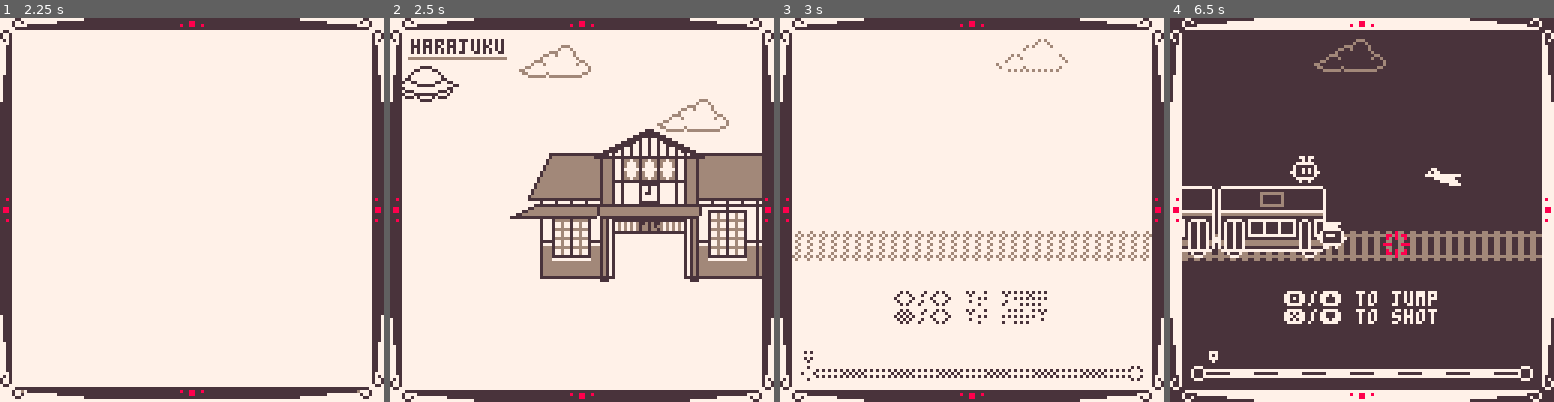
Above: before the commit, frames 1-4 (left to right).
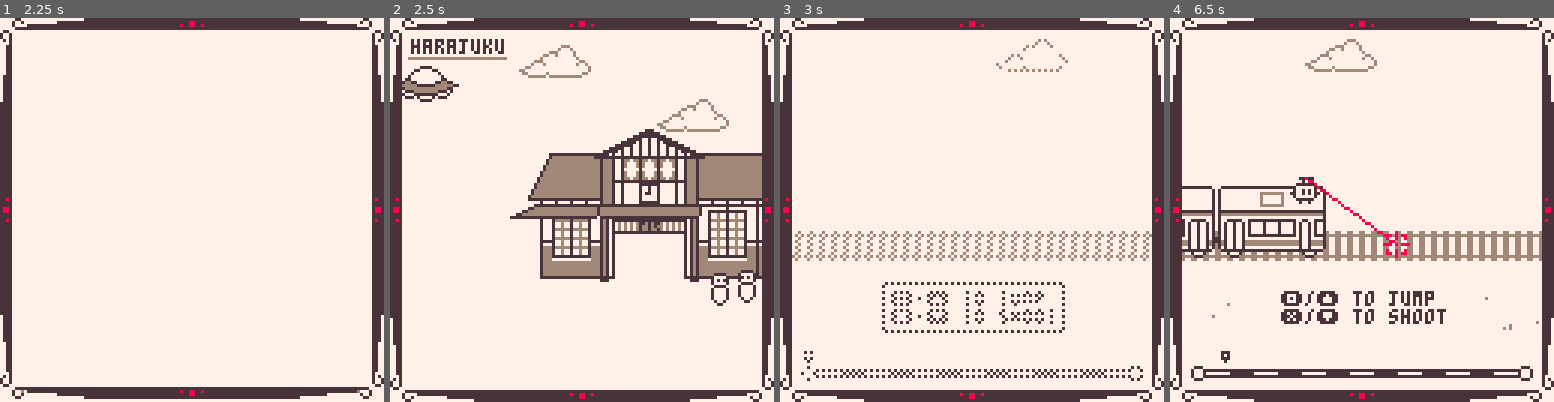
Above: after the commit, the same moments.

Repository: yurkth/BIB
Game: PICO-8 cartridge bib.p8
Two runs of this game, one before a commit and one after it. Both use one fixed random seed, a clock stepped at 60 frames per second and the inputs below.
Inputs:
- Up to frame 1 (2.25 s): tap X (X key) at 0.33, 1.07, 1.85 s; tap O (Z key) at 0.7, 1.7, 2.1 s; hold Right 1.6-2.1 s; hold Up from 2.15 s (still down)
- Up to frame 2 (2.5 s): release Up at 2.42 s; hold Right from 2.47 s (still down)
- Up to frame 3 (3 s): keep holding Right; tap O (Z key) at 2.5, 2.9 s; tap X (X key) at 2.97 s
- Up to frame 4 (6.5 s): release Right at 3.03 s; hold Left 3.08-3.58 s; tap O (Z key) every 0.4 s from 3.3 to 6.1 s; hold Down 3.63-3.97 s; hold Right 4.02-4.68 s; tap X (X key) at 4.08, 5.2, 6.32 s; hold Up 4.73-5.03 s; hold Left 5.08-5.68 s; hold Down 5.73-6.03 s; hold Right from 6.08 s (still down)

Frame 1 is identical in both runs. In frame 2, 0.6% of the frame differs, in the area x 3-96%, y 16-75%; in frame 3, 1.2%; in frame 4, 95%, in the area x 0-100%, y 0-100%.

Commit message:
Updated opening, game and ending

Diff:
--- a/bib.p8
+++ b/bib.p8
@@ -13,6 +13,8 @@
  -- disable btnp repeat
 	poke(0x5f5c,255)
  cur=true
+ skipop=false
+ skiped=false
  scene.active(scene.title)
 end
 
@@ -106,7 +108,6 @@
 scene.op={
  init=function()
 	 anim=0
-	 skip=false
 	 cx=0
 	 ux=-18
 	 rx=5 ry=26
@@ -142,13 +143,14 @@
   elseif anim==8 then
    anim=9
   elseif anim==9 then
+   skipop=true
    scene.active(scene.game)
   end
   if btnp(🅾️) or btnp(❎) then
-   if skip then
+   if skipop then
     anim=8
    else
-    skip=true
+    skipop=true
    end
   end
  end,
@@ -163,6 +165,9 @@
   sspr(49,123,29,5,40,62)
   sspr(8,77,29,51,90,37,29,51,true)
   sspr(44,86,5,42,119,45)
+  -- people
+  sspr(39,25,6,11,107,85,6,11,true)
+  sspr(39,25,6,11,116,84)
   if anim==1 or anim==2 then
    -- ray
 	  line(27-rx,26,27-rx,ry,6)
@@ -181,7 +186,7 @@
   -- text
   print("harajuku",7,7,5)
   line(6,13,38,13,6)
-  print("🅾️/❎ to skip",70,116,skip and 6 or 7)
+  if (skipop) print("🅾️/❎ to skip",70,116,6)
   -- player
   if (anim==7) clip(4,4,94,120)
   sspr(85,3,10,9,px,py,10,9,pfx)
@@ -205,12 +210,13 @@
  init=function()
   tx=-104
   score=0
-  max_score=3*60 -- 60s
+  max_score=3*40 -- 40s
   speed=0
   ctime=0
   clouds={{x=124-flr(rnd(60)),y=4+flr(rnd(24))}}
+  plants={}
   jump={flag=false,dy=-7,y=0}
-  shot={flag=false,t=0}
+  shoot={flag=false,t=0}
   birds={}
   enemies={}
  end,
@@ -220,7 +226,7 @@
  	 score+=1
  	 if mode==scene.game.story then
  		 local spdx=score/max_score
-  		speed=4*spdx*(1-spdx)
+  		speed=3*spdx*(1-spdx) -- [0,.75]
   		if score>max_score and tx>=124 then
   		 scene.active(scene.ed)
   		end
@@ -237,14 +243,20 @@
    if (c.x<=-20) del(clouds,c)
   end
   if (cnt==0 and rnd()<.6 and #clouds<2) add(clouds,{x=124,y=4+flr(rnd(24))})
+  -- plants
+  for p in all(plants) do
+   p.x-=tx==-56 and 1.5+speed or 1
+   if (p.x<=0) del(plants,p)
+  end
+  if (rnd()<.1 and #plants<10) add(plants,{x=124,y=84+flr(rnd(24)),t=flr(rnd(3))})
   -- jump
-  if (tx==-56 and (btnp(🅾️) or btn(⬆️)) and not shot.flag) jump.flag=true
+  if (tx==-56 and (btnp(🅾️) or btn(⬆️)) and not shoot.flag) jump.flag=true
   if (jump.flag) jump.y+=jump.dy jump.dy+=1
   if (jump.dy>7) jump.flag=false jump.dy=-7
-  -- shot
-  if (tx==-56 and (btnp(❎) or btn(⬇️)) and not jump.flag) shot.flag=true
-  if (shot.flag) shot.t+=1
-  if (shot.t>8) shot.flag=false shot.t=0
+  -- shoot
+  if (tx==-56 and (btnp(❎) or btn(⬇️)) and not jump.flag) shoot.flag=true
+  if (shoot.flag) shoot.t+=1
+  if (shoot.t>8) shoot.flag=false shoot.t=0
   -- birds
   for b in all(birds) do
    b.x-=3+speed
@@ -257,10 +269,10 @@
   -- enemies
   for e in all(enemies) do
    e.x-=2+speed
-   if shot.t>=4 and 58<e.x and e.x<81 then
+   if shoot.t>=4 and 58<e.x and e.x<81 then
     del(enemies,e)
-    shot.flag=false
-    shot.t=0
+    shoot.flag=false
+    shoot.t=0
    end
    if e.x<=50 then
     _draw()
@@ -269,7 +281,7 @@
   end
   if ctime>0 then
    ctime-=1
-  elseif not(score<6 or (mode==scene.game.story and score>=max_score-6)) then
+  elseif not(score<12 or (mode==scene.game.story and score>=max_score-6)) then
    ctime=10+flr(rnd(40))
   	if rnd()<.5 then
     add(birds,{x=124,y=50+flr(rnd(6))})
@@ -282,9 +294,21 @@
  draw=function()
   cls(7)
   frame(0,0,127,127)
-  print("🅾️/⬆️ to jump\n❎/⬇️ to shot",38,mode==scene.game.story and 91 or 97,5)
-  --clouds
-  foreach(clouds, function(c) spr12(20,c.x,c.y,2,1) end)
+  -- clouds
+  foreach(clouds,function(c) spr12(20,c.x,c.y,2,1) end)
+  -- plants
+  foreach(plants,
+   function(p)
+    if (p.t==0) then
+     pset(p.x,p.y,6)
+    elseif (p.t==1) then
+     pset(p.x,p.y,6)
+     line(p.x+2,p.y,p.x+2,p.y-1,6)
+    else
+     circ(p.x,p.y,1,6)
+    end
+   end
+  )
   -- rail
   for i=0,10 do
 	  spr12(27,4+i*12-cnt*(tx==-56 and 1.5+speed or 1)%4,70)
@@ -298,12 +322,18 @@
   foreach(enemies, function(e) spr12(30+e.stype,e.x,e.y) end)
   -- player
   sspr(85,3,10,9,tx+96,53+jump.y)
-  -- shot
-  if shot.flag then
+  -- shoot
+  if shoot.flag then
    local ly=53+jump.y
-   local dt=min(shot.t/3,1)
+   local dt=min(shoot.t/3,1)
    line(45,ly,(75-45)*dt+45,(75-ly)*dt+ly,8)
   end
+  local offy=mode==scene.game.story and 0 or 6
+  if score<10 then
+ 	 rectfill(34,88+offy,94,104+offy,7)
+	  rect(34,88+offy,94,104+offy,cnt%20<10 and 5 or 6)
+  end
+  print("🅾️/⬆️ to jump\n❎/⬇️ to shoot",37,91+offy,5)
   -- target
   if (tx==-56) spr12t(26,5.5,5.5)
   if mode==scene.game.story then
@@ -366,13 +396,32 @@
 scene.ed={
  init=function()
 	 anim=0
-	 skip=false
 	 cx=0
 	 px=-6 py=62
 	 hx=62 hfx=false
+	 people={
+	  {x=11,y=79,fx=false,mv=true},
+	  {x=109,y=83,fx=false,mv=true},
+	  {x=49,y=86,fx=false,mv=true},
+	  {x=77,y=90,fx=true,mv=true},
+	  {x=30,y=91,fx=false,mv=false},
+	  {x=20,y=95,fx=true,mv=false},
+	  {x=29,y=98,fx=false,mv=false},
+	  {x=100,y=104,fx=true,mv=false},
+	  {x=110,y=105,fx=false,mv=false},
+	  {x=58,y=108,fx=true,mv=true},
+	  {x=82,y=112,fx=true,mv=true},
+	  {x=20,y=117,fx=true,mv=true}
+	 }
  end,
  update=function()
   cx-=.025
+  for p in all(people) do
+   if p.mv then
+    if (rnd()<.005) p.fx=not p.fx
+    if (rnd()<.05) p.x+=p.fx and 1 or -1
+   end
+  end
   if anim==0 then
    if (cnt>=20) anim=1 cnt=0
   elseif anim==1 then
@@ -398,26 +447,28 @@
   end
   if btnp(🅾️) or btnp(❎) then
    if anim==8 then
+    skiped=true
     scene.active(scene.title)
-   elseif skip then
+   elseif skiped then
     anim=8
     cnt=120
     px=124
     hx=124
    else
-    skip=true
+    skiped=true
    end
   end
  end,
  draw=function()
   cls(7)
   frame(0,0,127,127)
+  circ()
   -- cloud
   spr12(20,63+cx,10,2,1)
   -- text
   print("shibuya",7,7,5)
   line(6,13,34,13,6)
-  print("🅾️/❎ to skip",70,116,(skip and anim!=8) and 6 or 7)
+  print("🅾️/❎ to skip",70,116,(skiped and anim!=8) and 6 or 7)
   -- hachi
   spr12t(1,4.5,3,1,2)
   -- human
@@ -439,9 +490,13 @@
   else
   	pset(hx+7,66,5)
   end
+  -- balloon
   if anim==6 then
    sspr(67,98,9,12,41,cnt%20<10 and 49 or 48)
   end
+  -- people
+  foreach(people,function(p) sspr(39,25,6,11,p.x,p.y,6,11,p.fx) end)
+  -- text
   if anim==8 then
    print("fin.",58,70,5)
   	print("press 🅾️/❎",42,78,cnt%40<20 and 5 or 7)
@@ -583,18 +638,18 @@
 70700000070757575775757566666666666666665056666666666666666666666666666666666500000000577777750000058885000000000058850000000000
 70000000000757575775757577777777777777775057777777777777777777777777777777777500000000055555500000058885000000000588850000000000
 77777777777757575775757555555557755555775057755555775555555555555555775577555500000000005005000000058885000055555888500000000000
-eeeeeee0555557575555757577577757577577575057577577575777757777577775757757577500000000000000005500058885000588888885500000000000
-eeeee585000057755775577577577757577577575057577577575777757777577775757757577500000000000000557700058885000555555588850000000000
-eeeee555005057777777777577577757577577575057577577575777757777577775757757577500000000000005777700058885000000000058885000000000
-eeeee550550055555555555577577757577577575057577577575777757777577775757757577500000000000057777700058885000000000005888500000000
-ee85588558ee57777777777555555557577577575057577577575555555555555555757757555500000000000557777700058885000000000005888500000000
-ee55588555ee57777557777577777777577577575557577577577777777777777777757757777500000000055775577700058885000000000000588850000000
-eeeee55e000557777557777566666666577577565556577577566666666666666666657756666500000005577777755500058885000000000000588850000000
-eeeee55e050557777557777566666666577577565056577577566666666666666666657756666500000000055777777700058885000000000000588850000000
-eeeee58e500557777557777577777777577577575057577577577777777777777777757757777500000000057555777700058885000000000000588850000000
-eeeeeeee500557777777777555555555555555550005555555555555555555555555555555555000000000005777555500058885000000000000588850000000
-eeeeeeee055057777777777500000000057775000000057775000000000000000000005777500000000000000555057700058885000000000005888500000000
-eeeeeeeeeeee55555555555500000000005550000000005550000000000000000000000555000000000000000000005500058885000000000005888500000000
+00000000555557575555757577577757577577575057577577575777757777577775757757577500000000000000005500058885000588888885500000000000
+00000585000057755775577577577757577577575057577577575777757777577775757757577500000000000000557700058885000555555588850000000000
+00000555005057777777777577577757577577575057577577575777757777577775757757577500000000000005777700058885000000000058885000000000
+00000550550055555555555577577757577577575057577577575777757777577775757757577500000000000057777700058885000000000005888500000000
+00855885580057777777777555555557577577575057577577575555555555555555757757555500000000000557777700058885000000000005888500000000
+00555885550057777557777577777777577577575557577577577777777777777777757757777500000000055665577700058885000000000000588850000000
+00000550000557777557777566666666577577565556577577566666666666666666657756666500000005566666655500058885000000000000588850000000
+00000550050557777557777566666666577577565056577577566666666666666666657756666500000000055666666600058885000000000000588850000000
+00000580500557777557777577777777577577575057577577577777777777777777757757777500000000057555666600058885000000000000588850000000
+00000000500557777777777555555555555555550005555555555555555555555555555555555000000000005777555500058885000000000000588850000000
+00000000055057777777777500000000057775000000057775000000000000000000005777500000000000000555057700058885000000000005888500000000
+00000000000055555555555500000000005550000000005550000000000000000000000555000000000000000000005500058885000000000005888500000000
 00000000000000000000000000000000000000000000000000000000000000000000000000000000000000000000000000058885000000000058885000000000
 00000000000000666000000000005555000000005555000000000000000000000000000000000800000006600660066005558885550555555588850000000000
 00000000000006777600000000057777500000057777500000000000000000000000000000880808800066666666666658888888885888888885500000000000
Not shown, changed: the thumbnail (__label__) section of bib.p8
